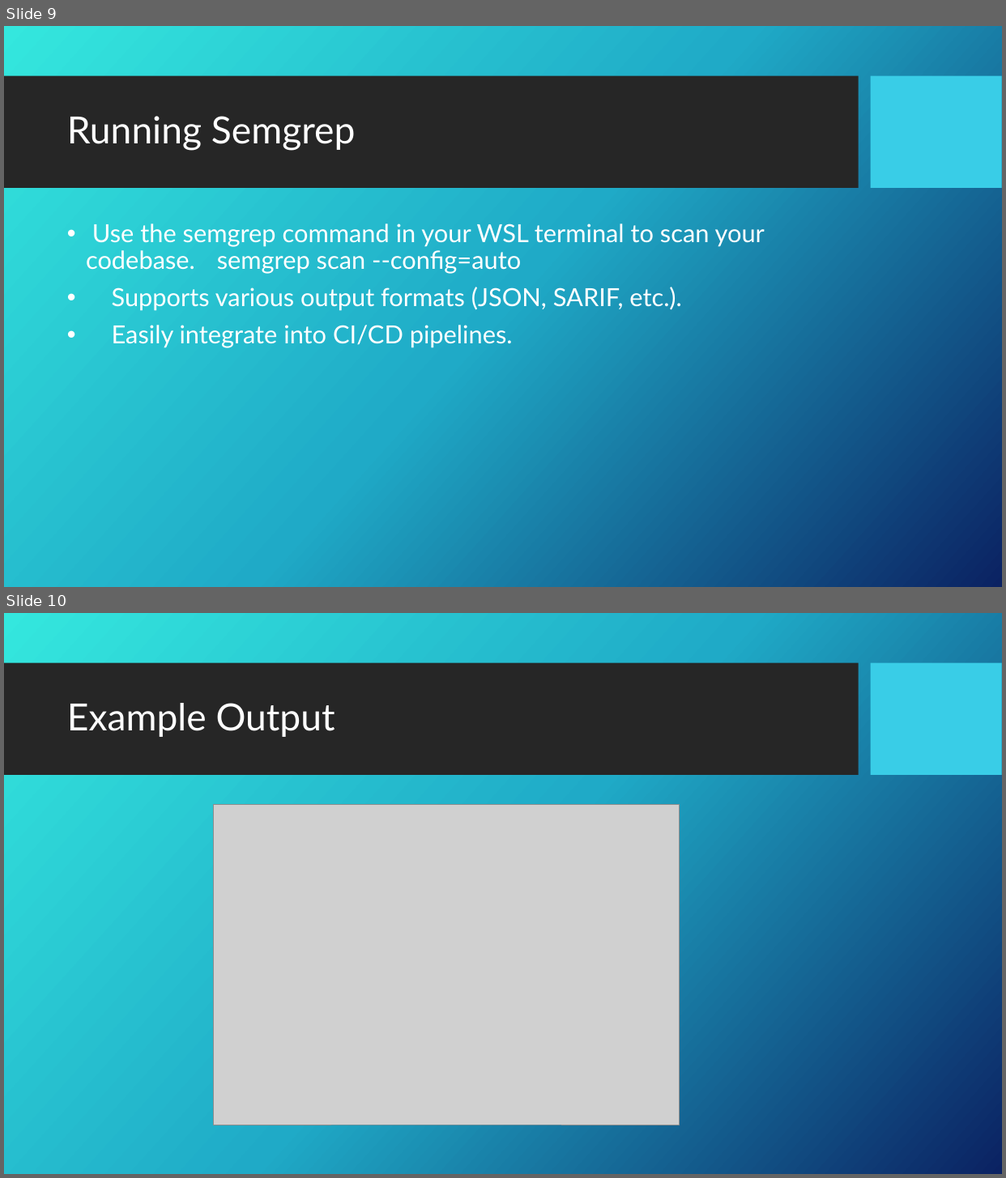
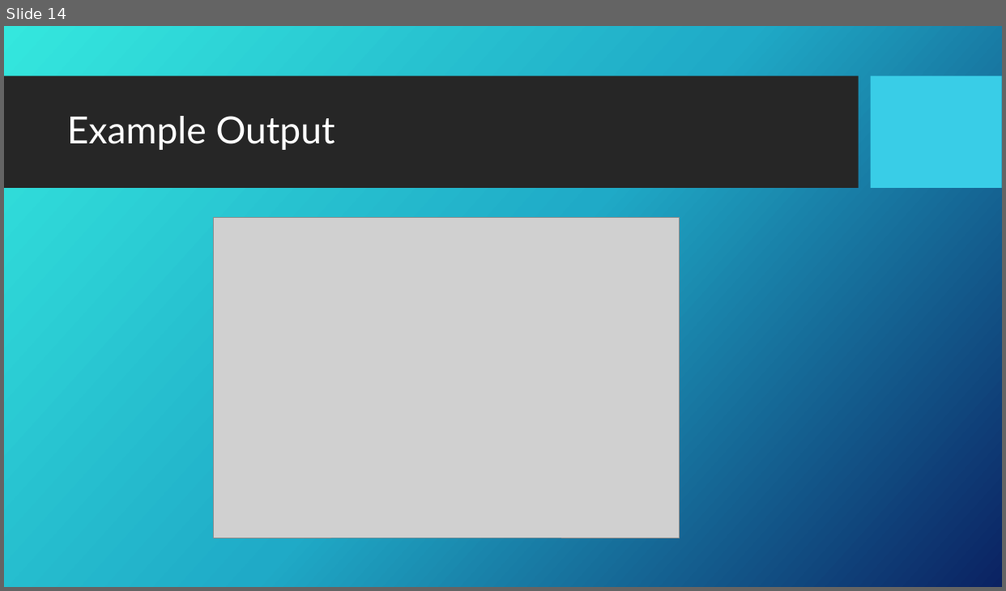
Before and after one commit to ajeesh875/pyShellSAST, a slide deck: SEMGREP.pptx. Shown one above the other, each under a label of ours: slides 9 and 10 before the commit, slide 14 after it. The pictures are 1006x1178 and 1006x591 pixels, drawn with LibreOffice and Linux fonts; fonts in the diff are those of the drawing; grey boxes stand for pictures; background and template pictures are left out. Boxes give left, top, right and bottom in pixels: in the first picture for what was removed or moved away, otherwise in the second. Text is boxed around its words. In the diff, an @@ line names an element or a change of style, - is before the commit and + after.

```diff
--- a/SEMGREP.pptx
+++ b/SEMGREP.pptx
@@ slide 9 removed at [4, 26, 1002, 587], background picture (left out); not listed: 2 template elements that a slide beside it also shows @@
@@ title removed at [67, 116, 355, 151] @@
-Running Semgrep
@@ text removed at [86, 224, 765, 348] @@
-• Use the semgrep command in your WSL terminal to scan your codebase. semgrep scan --config=auto
-• Supports various output formats (JSON, SARIF, etc.).
-• Easily integrate into CI/CD pipelines.
@@ what was slide 10 is now slide 14 @@
```
Also in this commit, not shown: 4 slides changed, 9 slides added.
